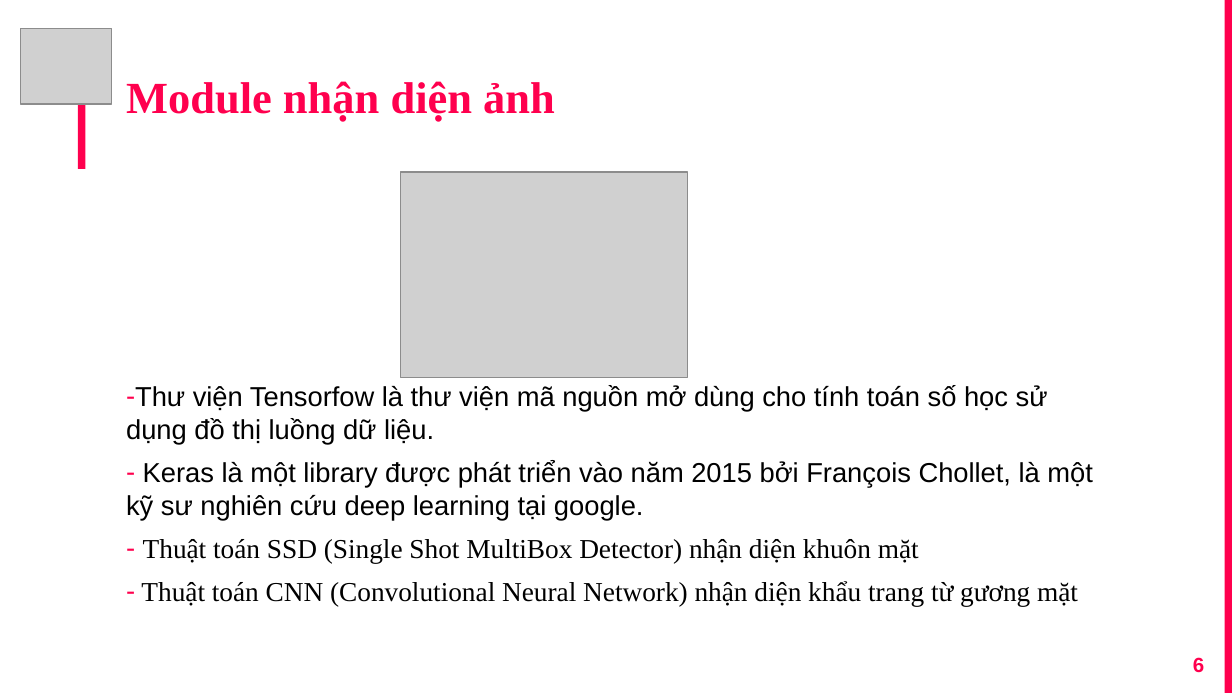
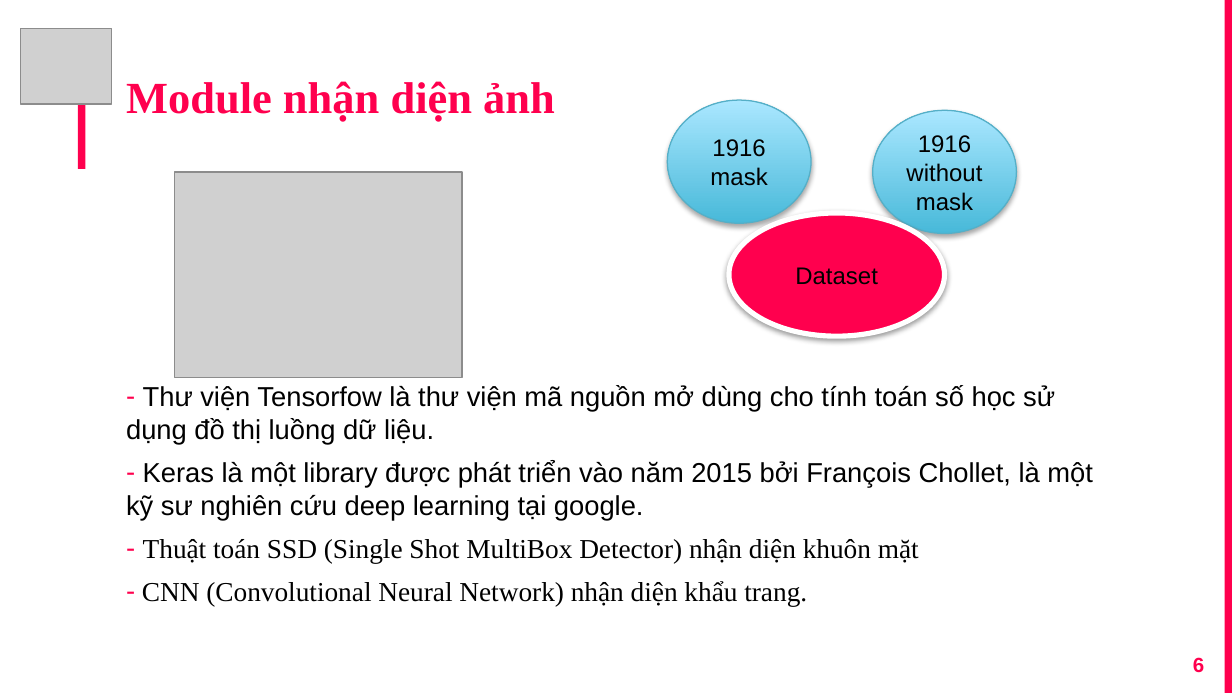
Before and after one commit to ducxd11041999/MaskDetectionV2, a slide deck: slide 6 of Presentation.pptx. Drawn at 1232x693 pixels with LibreOffice and Linux fonts; fonts in the diff are those of the drawing; grey boxes stand for pictures. Boxes give left, top, right and bottom in pixels: in the first picture for what was removed or moved away, otherwise in the second. Text is boxed around its words. In the diff, an @@ line names an element or a change of style, - is before the commit and + after.

```diff
--- a/Presentation.pptx
+++ b/Presentation.pptx
@@ ellipse added at [668,100,812,223], fill gradient #49BADA to #ABE7FF, outline #55AFC7 0.75 pt, 14 pt, text #000000 @@
+1916 mask
@@ ellipse added at [872,111,1016,234], fill gradient #49BADA to #ABE7FF, outline #55AFC7 0.75 pt, 14 pt, text #000000 @@
+1916 without mask
@@ picture: place and size @@
-picture at [400,172,687,378]
+picture at [175,172,462,378]
@@ ellipse added at [729,213,945,336], fill #FF004E, outline #FFFFFF 3 pt, 14 pt, text #000000 @@
+Dataset
@@ text at [142,581,807,606]: text changed @@
-– Thuật toán CNN (Convolutional Neural Network) nhận diện khẩu trang từ gương mặt
+– CNN (Convolutional Neural Network) nhận diện khẩu trang.
```
Also in this commit, not shown: 7 other slides changed, 6 other files.
